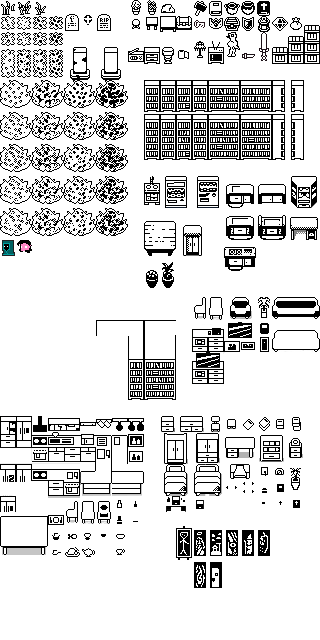
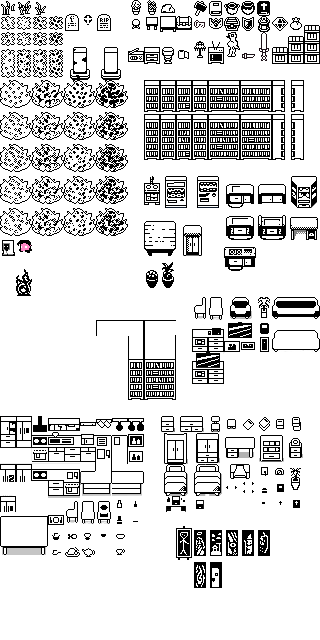
Layer changes from the first 320x640 image to the second:
painted on "Layer 7" over (16, 269, 32, 296)
painted on "Misc_redvendingmachine" over (2, 240, 15, 256)
